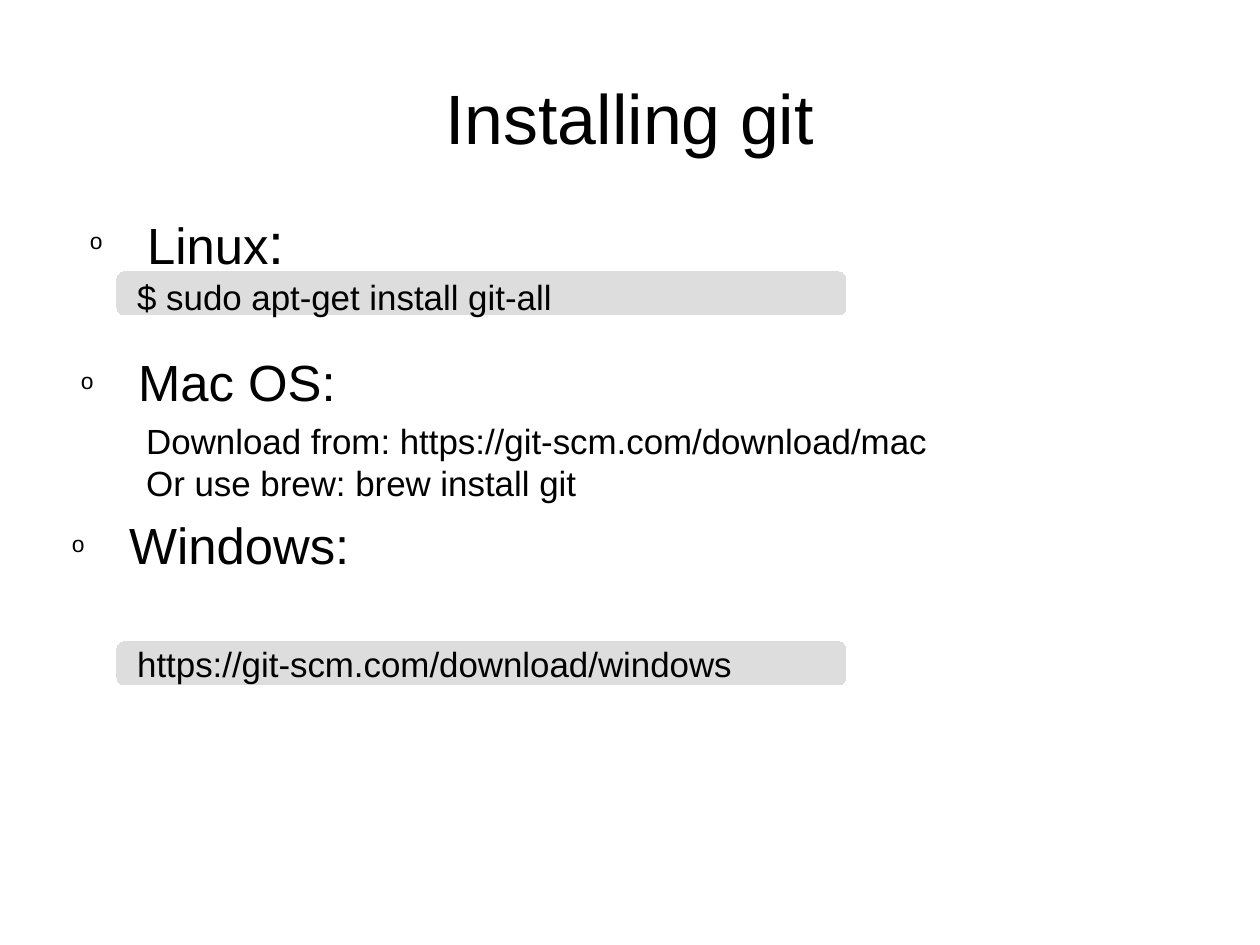
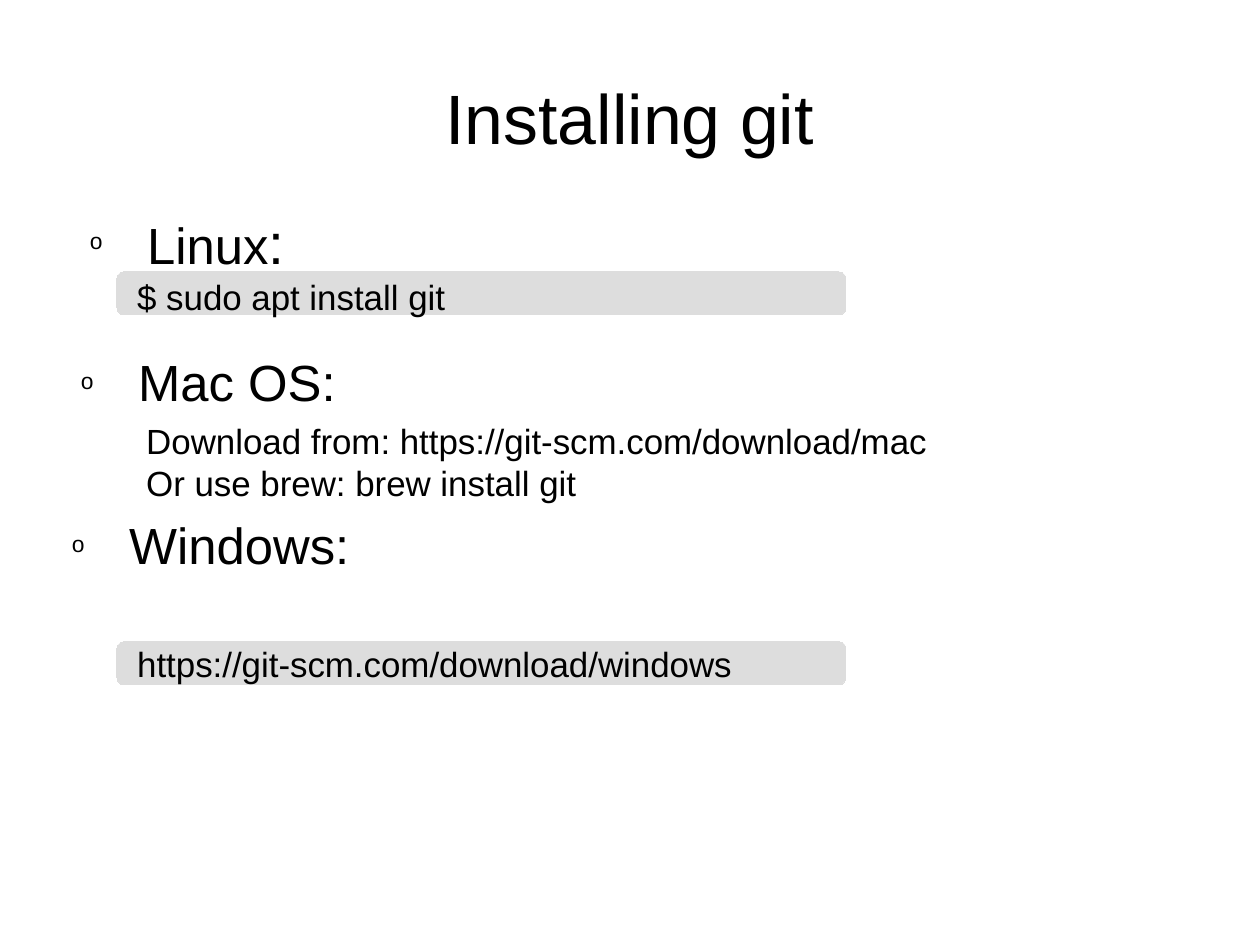
Before and after one commit to rachelplayer/isg-playground, a slide deck: slide 12 of git_workshop.pptx (slide 9 before the commit). Drawn at 1260x945 pixels with LibreOffice and Linux fonts; fonts in the diff are those of the drawing. Boxes give left, top, right and bottom in pixels: in the first picture for what was removed or moved away, otherwise in the second. Text is boxed around its words. In the diff, an @@ line names an element or a change of style, - is before the commit and + after.

```diff
--- a/git_workshop.pptx
+++ b/git_workshop.pptx
@@ text at box(166, 284, 445, 317): text changed @@
-$ sudo apt-get install git-all
+$ sudo apt install git
```
Also in this commit, not shown: 7 other slides changed, 3 slides added, 1 other file.
